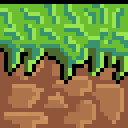
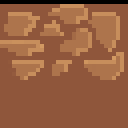
The second 128x128 image is a revision of the first. Changes to its layers:
hid "Layer" over box(0, 4, 128, 84)
painted on "Layer #2" over box(4, 76, 124, 128)
